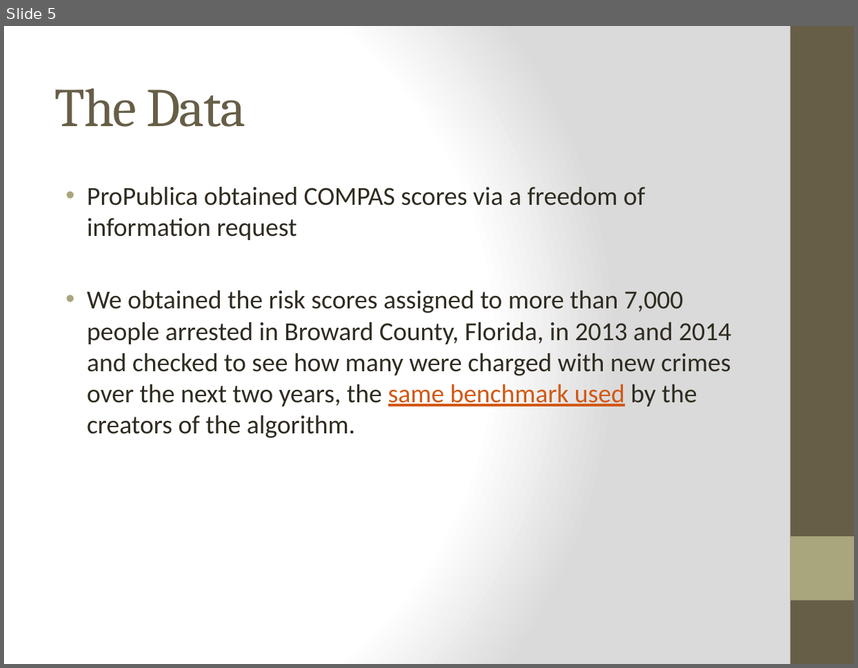
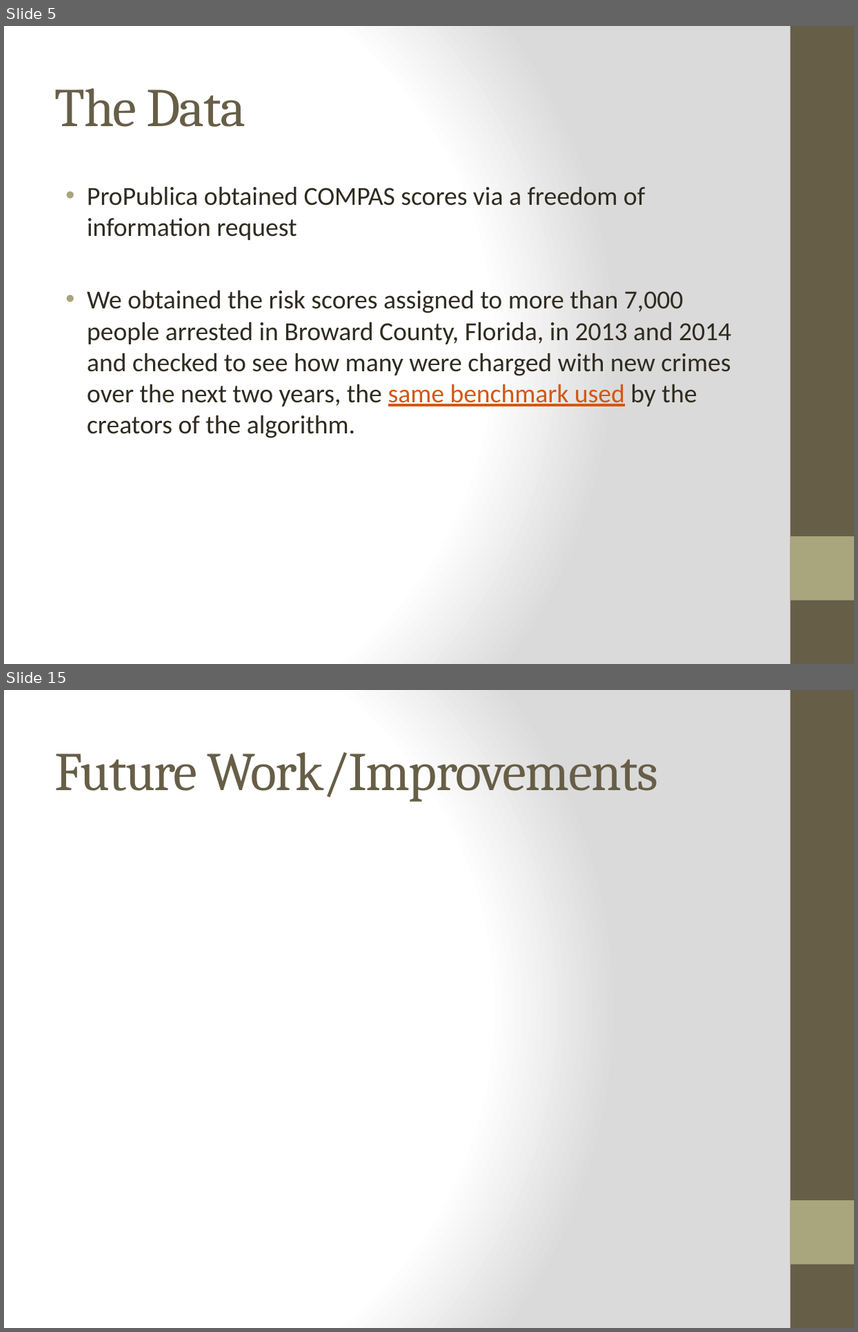
Before and after one commit to janeparkhere/springboard-exercises, a slide deck: Capstone.pptx. Shown one above the other, each under a label of ours: slide 5 before the commit, slides 5 and 15 after it; the slides between them are not shown. The pictures are 858x668 and 858x1332 pixels, drawn with LibreOffice and Linux fonts; fonts in the diff are those of the drawing. Boxes give left, top, right and bottom in pixels: in the first picture for what was removed or moved away, otherwise in the second. Text is boxed around its words. In the diff, an @@ line names an element or a change of style, - is before the commit and + after.

```diff
--- a/Capstone.pptx
+++ b/Capstone.pptx
@@ slide 15 added at <box>4,690,854,1328</box>, background gradient #FFFFFF to #DADADA; not listed: 2 template elements that a slide beside it also shows @@
@@ title added at <box>55,752,658,802</box>, 46 pt, text #675E47 @@
+Future Work/Improvements
```
Also in this commit, not shown: 5 slides changed, 6 other slides added, 13 other files.
